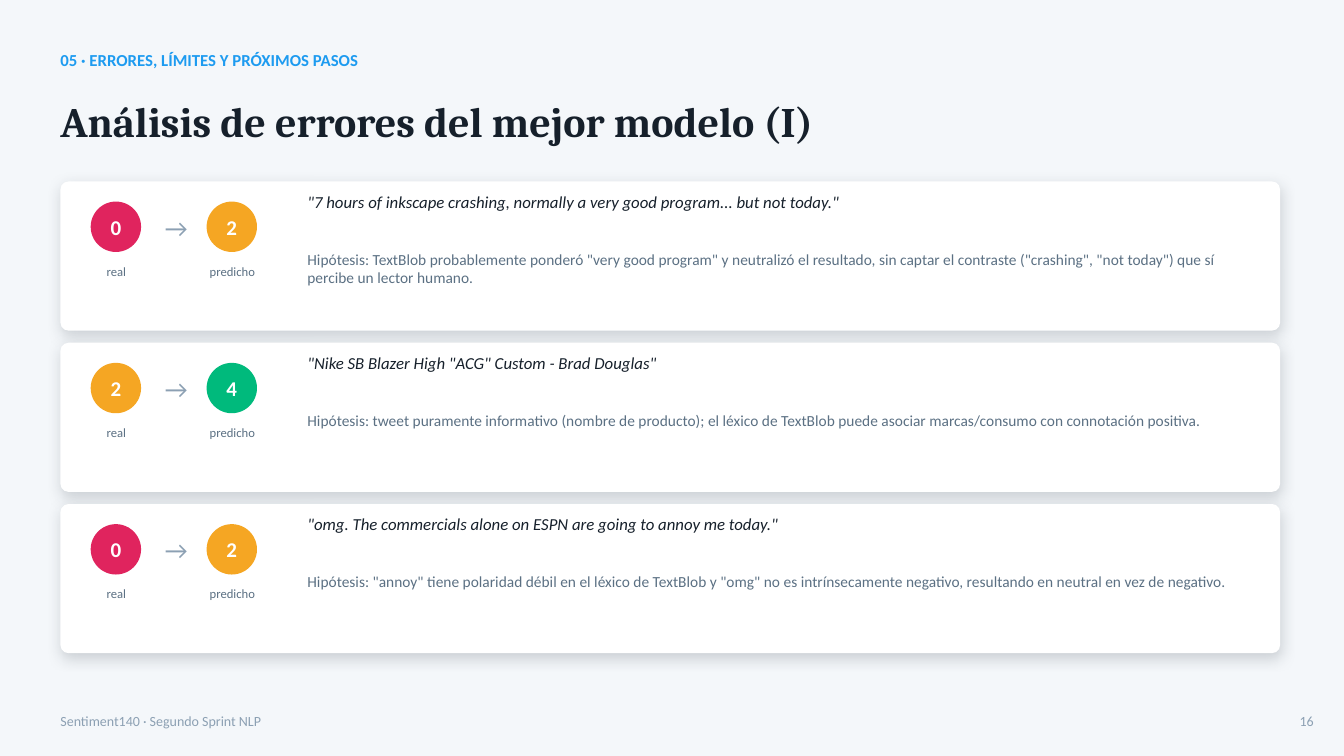
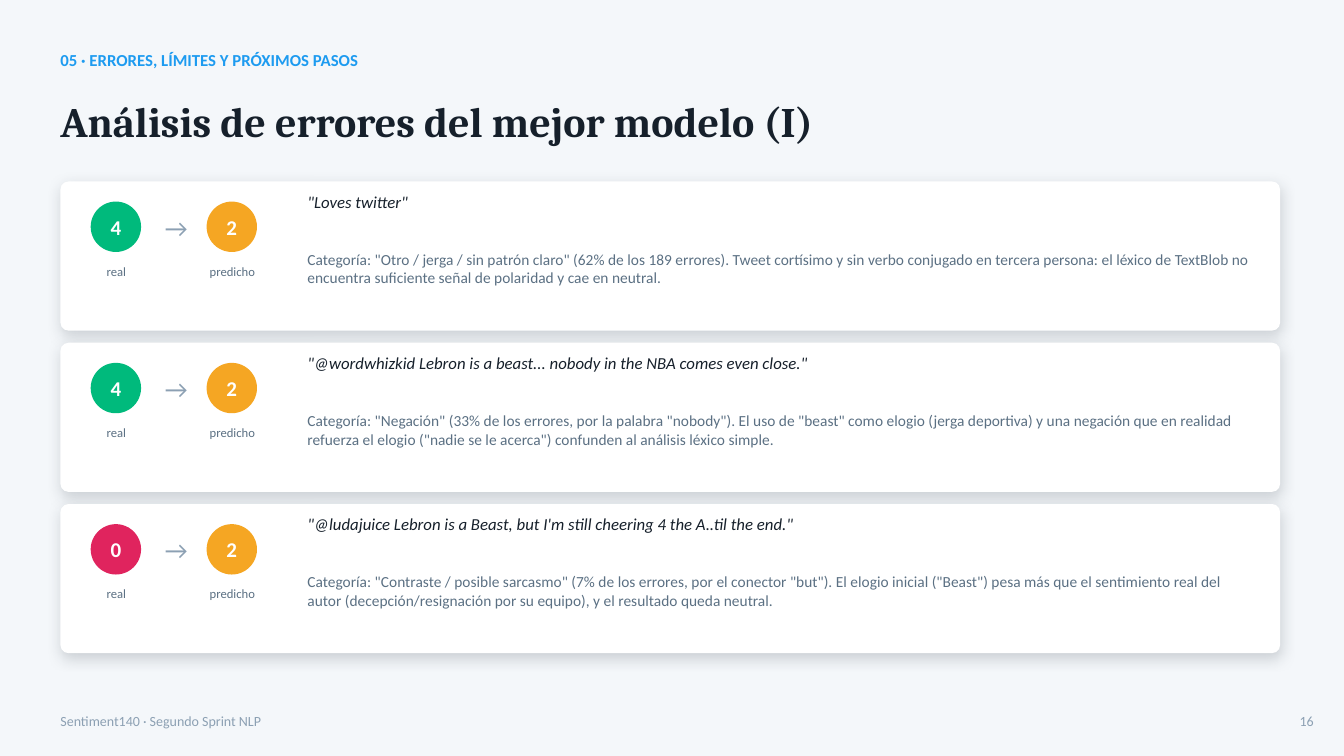
Before and after one commit to XioSawin/DiplomaturaIA, a slide deck: slide 18 of TP3/TP_Sprint2_Presentacion_Resultados.pptx. Drawn at 1344x756 pixels with LibreOffice and Linux fonts; fonts in the diff are those of the drawing. Boxes give left, top, right and bottom in pixels: in the first picture for what was removed or moved away, otherwise in the second. Text is boxed around its words. In the diff, an @@ line names an element or a change of style, - is before the commit and + after.

```diff
--- a/TP3/TP_Sprint2_Presentacion_Resultados.pptx
+++ b/TP3/TP_Sprint2_Presentacion_Resultados.pptx
@@ ellipse at [91,202,141,252]: fill #E0245E to #00BA7C @@
@@ text at [307,196,407,208]: text changed @@
-"7 hours of inkscape crashing, normally a very good program... but not today."
+"Loves twitter"
@@ text at [111,221,122,235]: text changed @@
-0
+4
@@ text at [307,254,1248,286]: text changed @@
-Hipótesis: TextBlob probablemente ponderó "very good program" y neutralizó el resultado, sin captar el contraste ("crashing", "not today") que sí percibe un lector humano.
+Categoría: "Otro / jerga / sin patrón claro" (62% de los 189 errores). Tweet cortísimo y sin verbo conjugado en tercera persona: el léxico de TextBlob no encuentra suficiente señal de polaridad y cae en neutral.
@@ text at [307,357,807,372]: text changed @@
-"Nike SB Blazer High "ACG" Custom - Brad Douglas"
+"@wordwhizkid Lebron is a beast... nobody in the NBA comes even close."
@@ text "4": place and size @@
-text "4" at [226,382,237,396]
+text "4" at [111,382,122,396]
@@ ellipse at [91,363,141,413]: fill #F5A623 to #00BA7C @@
@@ text "2": place and size @@
-text "2" at [111,382,122,396]
+text "2" at [226,382,237,396]
@@ ellipse at [207,363,257,413]: fill #00BA7C to #F5A623 @@
@@ text at [307,415,1231,448]: text changed @@
-Hipótesis: tweet puramente informativo (nombre de producto); el léxico de TextBlob puede asociar marcas/consumo con connotación positiva.
+Categoría: "Negación" (33% de los errores, por la palabra "nobody"). El uso de "beast" como elogio (jerga deportiva) y una negación que en realidad refuerza el elogio ("nadie se le acerca") confunden al análisis léxico simple.
@@ text at [307,518,793,533]: text changed @@
-"omg. The commercials alone on ESPN are going to annoy me today."
+"@ludajuice Lebron is a Beast, but I'm still cheering 4 the A..til the end."
@@ text at [307,576,1220,609]: text changed @@
-Hipótesis: "annoy" tiene polaridad débil en el léxico de TextBlob y "omg" no es intrínsecamente negativo, resultando en neutral en vez de negativo.
+Categoría: "Contraste / posible sarcasmo" (7% de los errores, por el conector "but"). El elogio inicial ("Beast") pesa más que el sentimiento real del autor (decepción/resignación por su equipo), y el resultado queda neutral.
```
Also in this commit, not shown: 8 other slides changed.
